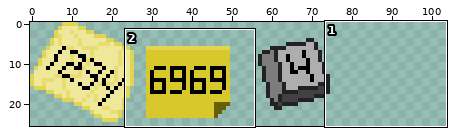
One commit to this sprite sheet: art/objects/UI.png. The picture above shows the old version from afar; the outline marks the close-up.
Close-up. Earlier state:
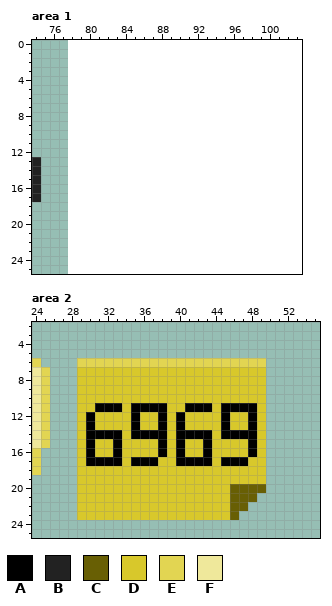
The file is 78x26 pixels. Shown: area 1: x 74..103, y 0..25; area 2: x 24..55, y 2..25. The old version is drawn lined up with the new one, on the new canvas.
Palette (. is transparent): A #000000  B #222222  C #685f04  D #d8c82b  E #e2d552  F #efe89b
After the commit:
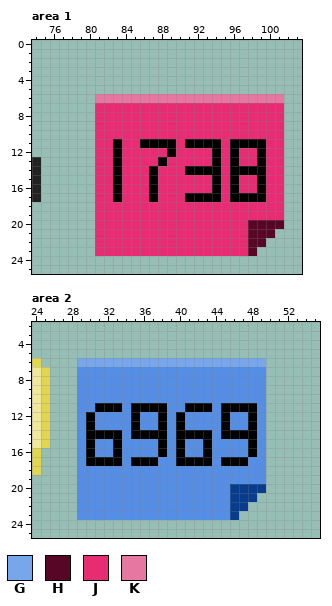
Colours new in this view: G #78a6ea  H #580625  J #e82c74  K #e577a1
Message: UI update Added last code
Diff:
canvas 78x26 -> 104x26
colour C: #685f04 -> #083d8d
colour D: #d8c82b -> #548ee5
Area 1:
y 6: x 81..101 ..................... -> KKKKKKKKKKKKKKKKKKKKK
y 7..10: x 81..101 ..................... -> JJJJJJJJJJJJJJJJJJJJJ
y 11: x 81..101 ..................... -> JJAJJAAAAJAAAAJAAAAJJ
y 12: x 81..101 ..................... -> JJAJJJJJAJJJJAJAJJAJJ
y 13: x 81..101 ..................... -> JJAJJJJAJJJJJAJAJJAJJ
y 14: x 81..101 ..................... -> JJAJJJAJJJAAAAJAAAAJJ
y 15..16: x 81..101 ..................... -> JJAJJJAJJJJJJAJAJJAJJ
y 17: x 81..101 ..................... -> JJAJJJAJJJAAAAJAAAAJJ
y 18..19: x 81..101 ..................... -> JJJJJJJJJJJJJJJJJJJJJ
y 20: x 81..101 ..................... -> JJJJJJJJJJJJJJJJJHHHH
y 21: x 81..100 .................... -> JJJJJJJJJJJJJJJJJHHH
y 22: x 81..99 ................... -> JJJJJJJJJJJJJJJJJHH
y 23: x 81..98 .................. -> JJJJJJJJJJJJJJJJJH
Area 2:
y 6: x 29..49 EEEEEEEEEEEEEEEEEEEEE -> GGGGGGGGGGGGGGGGGGGGG
